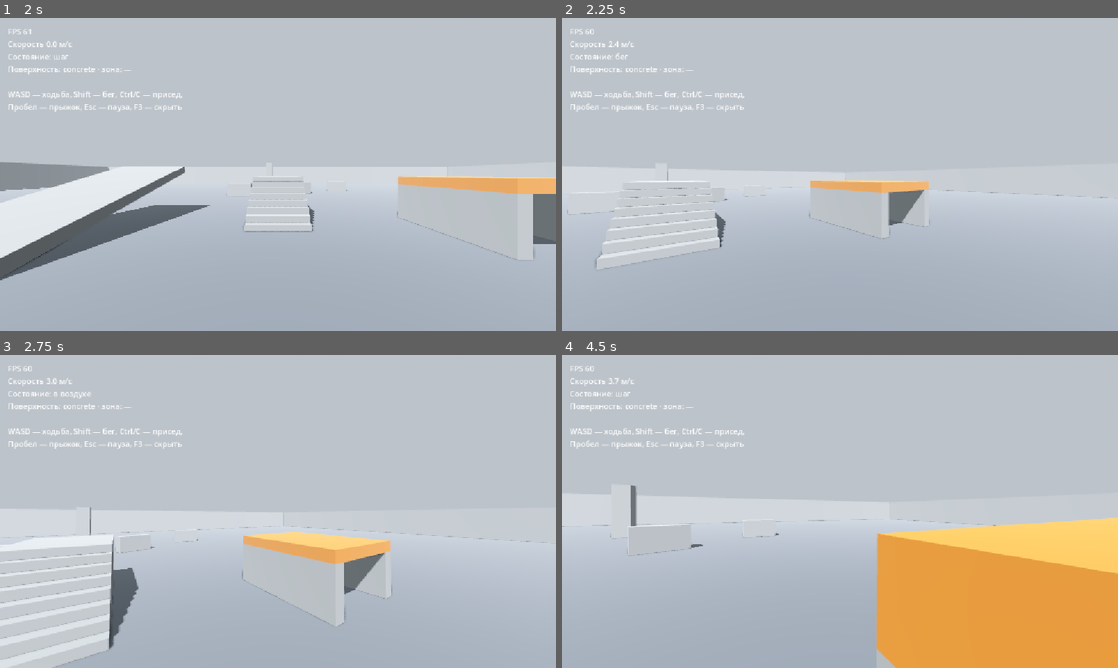
Above: before the commit, frames 1-4 (two rows, left to right).
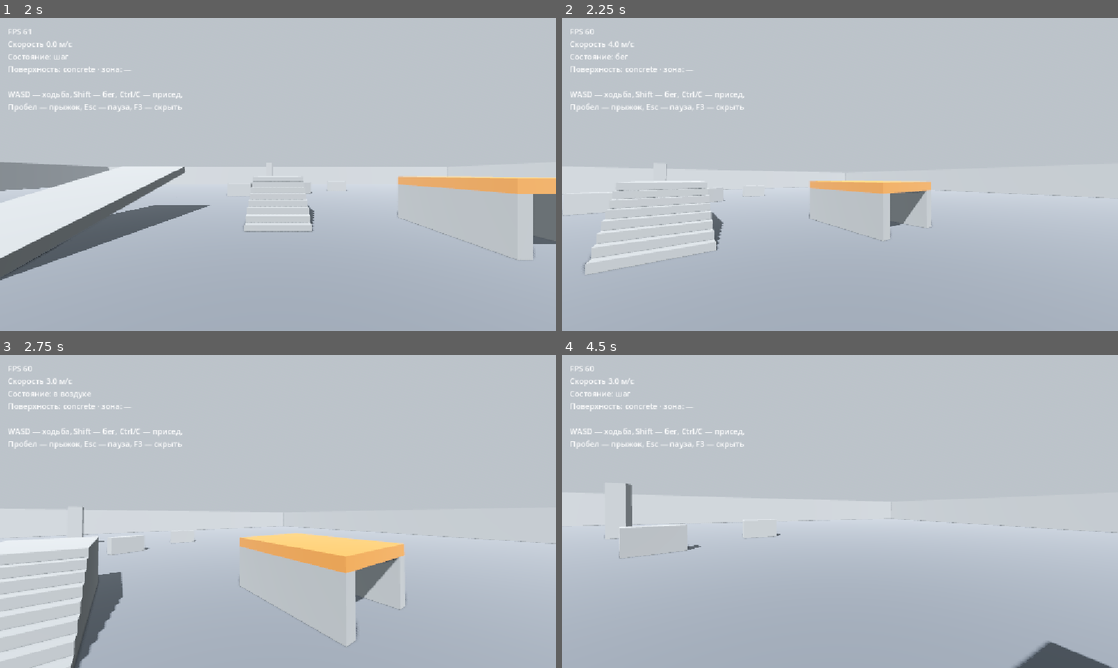
Above: after the commit, the same moments.

Repository: p4st1/gamejam
Game: Godot game, scene res://scenes/ui/main_menu.tscn
Two runs of this game, one before a commit and one after it. Both use one fixed random seed, a clock stepped at 60 frames per second and the inputs below.
Inputs (mouse positions are in pixels of both pictures, inside the frame that each line leads up to):
- Up to frame 1 (2 s): click "Новая игра" at 0.5 s; click "prototype / test range" at 1.25 s
- Up to frame 2 (2.25 s): tap Enter at 2 s; move the mouse to (867, 174) at 2.02 s; hold W (move_forward) from 2.03 s (still down); hold Shift (sprint) from 2.03 s (still down); click (867, 174) at 2.17 s
- Up to frame 3 (2.75 s): keep holding W (move_forward); keep holding Shift (sprint); tap Space (jump) at 2.27 s
- Up to frame 4 (4.5 s): keep holding W (move_forward); move the mouse to (812, 511) at 2.77 s; release Shift (sprint) at 2.78 s; tap Ctrl (crouch) at 2.85 s; tap Space (jump) at 3.02 s; tap Shift (sprint) at 3.05, 4.35 s; move the mouse to (851, 505) at 3.52 s; hold Shift (sprint) 3.53-4.28 s; tap E (interact) at 3.6 s; move the mouse to (834, 517) at 4.27 s; click (834, 517) at 4.42 s

Frame 1 is identical in both runs. In frame 2, 1.5% of the frame differs, in the area x 0-98%, y 7-82%; in frame 3, 6.9%; in frame 4, 20%, in the area x 0-100%, y 7-100%.

Commit message:
Движение v0.2: отзывчивость и инерция бега (D-042)
Co-Authored-By: Claude Opus 5.5 <noreply@anthropic.com>

Diff:
--- a/scripts/player/camera_effects.gd
+++ b/scripts/player/camera_effects.gd
@@ -21,6 +21,11 @@
 @export_group("Крен")
 @export var strafe_roll_degrees := 1.2
 @export var roll_smoothing := 6.0
+
+@export_group("Торможение")
+## «Клевок» камеры вперёд при торможении по инерции бега (на полной скорости бега).
+@export var brake_pitch_degrees := 1.2
+@export var brake_pitch_smoothing := 8.0
 
 var _bob_time := 0.0
 var _land_offset := 0.0
@@ -55,6 +60,12 @@
 		* deg_to_rad(strafe_roll_degrees) * strength
 	rotation.z = lerpf(rotation.z, target_roll, minf(1.0, delta * roll_smoothing))
 
+	var target_pitch := 0.0
+	if _player.is_momentum_braking:
+		var excess := inverse_lerp(_player.walk_speed, _player.sprint_speed, speed)
+		target_pitch = -clampf(excess, 0.0, 1.0) * deg_to_rad(brake_pitch_degrees) * strength
+	rotation.x = lerpf(rotation.x, target_pitch, minf(1.0, delta * brake_pitch_smoothing))
+
 
 func _on_player_landed(fall_speed: float) -> void:
 	_land_offset = minf(fall_speed * land_dip_per_speed, land_dip_max)
--- a/scripts/player/player.gd
+++ b/scripts/player/player.gd
@@ -12,8 +12,14 @@
 @export var walk_speed := 3.0
 @export var sprint_speed := 5.5
 @export var crouch_speed := 1.6
-@export var ground_acceleration := 12.0
-@export var ground_deceleration := 14.0
+## Разгон вдоль желаемого направления.
+@export var ground_acceleration := 20.0
+## Торможение без ввода.
+@export var ground_deceleration := 22.0
+## Гашение сноса поперёк желаемого направления и движения назад — резкая смена направления.
+@export var turn_deceleration := 30.0
+## Инерция бега: скорость сверх walk_speed гасится этим темпом — игрок проскальзывает.
+@export var sprint_momentum_deceleration := 7.0
 @export var air_control := 0.25
 
 @export_group("Прыжок")
@@ -33,6 +39,8 @@
 
 var is_crouching := false
 var is_sprinting := false
+## Идёт торможение по инерции бега (скорость сверх шага гасится медленно) — для эффектов камеры.
+var is_momentum_braking := false
 
 var _gravity: float = ProjectSettings.get_setting("physics/3d/default_gravity")
 var _current_height := 1.8
@@ -91,11 +99,25 @@
 		target_speed = sprint_speed
 
 	var horizontal := Vector3(velocity.x, 0.0, velocity.z)
-	var target := direction * target_speed
-	var rate := ground_acceleration if direction != Vector3.ZERO else ground_deceleration
+	is_momentum_braking = false
 	if not is_on_floor():
-		rate *= air_control
-	horizontal = horizontal.move_toward(target, rate * delta)
+		var rate := ground_acceleration if direction != Vector3.ZERO else ground_deceleration
+		horizontal = horizontal.move_toward(direction * target_speed, rate * air_control * delta)
+	elif direction == Vector3.ZERO:
+		horizontal = horizontal.limit_length(
+			_slow_down(horizontal.length(), 0.0, ground_deceleration, delta))
+	else:
+		# Скорость вдоль желаемого направления и снос поперёк гасятся раздельно.
+		var along := horizontal.dot(direction)
+		var drift := horizontal - direction * along
+		if along < 0.0:
+			along = -_slow_down(-along, 0.0, turn_deceleration, delta)
+		elif along > target_speed:
+			along = _slow_down(along, target_speed, ground_deceleration, delta)
+		else:
+			along = move_toward(along, target_speed, ground_acceleration * delta)
+		drift = drift.limit_length(_slow_down(drift.length(), 0.0, turn_deceleration, delta))
+		horizontal = direction * along + drift
 	velocity.x = horizontal.x
 	velocity.z = horizontal.z
 
@@ -111,6 +133,14 @@
 ## Горизонтальная скорость — нужна эффектам камеры и отладочному оверлею.
 func get_horizontal_speed() -> float:
 	return Vector2(velocity.x, velocity.z).length()
+
+
+## Снижает скорость speed до target: сверх walk_speed — медленно (инерция бега), ниже — темпом rate.
+func _slow_down(speed: float, target: float, rate: float, delta: float) -> float:
+	if speed > walk_speed and speed > target:
+		is_momentum_braking = true
+		return maxf(speed - sprint_momentum_deceleration * delta, maxf(target, walk_speed))
+	return move_toward(speed, target, rate * delta)
 
 
 func _apply_settings() -> void:
--- a/tests/test_player_controller.gd
+++ b/tests/test_player_controller.gd
@@ -67,6 +67,30 @@
 	Input.action_release("sprint")
 	Input.action_release("move_forward")
 
+	# Инерция бега: после остановки с бега игрок проскальзывает вперёд, с шага — почти нет.
+	var slide: float = await _stop_distance()
+	_check(slide > 1.2 and slide < 2.2, "остановка с бега — проскальзывание %.2f м" % slide)
+	_teleport(Vector3(0, 0.05, 20))
+	Input.action_press("move_forward")
+	await _wait(1.0)
+	Input.action_release("move_forward")
+	var step_stop: float = await _stop_distance()
+	_check(step_stop < 0.35, "остановка с шага — %.2f м" % step_stop)
+
+	# Стрейф влево → вправо: скорость шага в новую сторону набирается быстро.
+	_teleport(Vector3(0, 0.05, 20))
+	Input.action_press("move_left")
+	await _wait(1.0)
+	Input.action_release("move_left")
+	Input.action_press("move_right")
+	var reversal := 0.0
+	while _player.velocity.x < _player.walk_speed * 0.95 and reversal < 2.0:
+		await physics_frame
+		reversal += 1.0 / Engine.physics_ticks_per_second
+	Input.action_release("move_right")
+	_check(reversal <= 0.3, "стрейф туда-обратно — %.2f с" % reversal)
+	await _wait(0.5)
+
 	print("\nИТОГ: %s" % ("все проверки пройдены" if _failures == 0 else "провалено: %d" % _failures))
 	# Остановить звук до выхода: иначе воспроизведения остаются в AudioServer — «утечка».
 	root.propagate_call(&"stop")
@@ -81,6 +105,17 @@
 	await physics_frame
 
 
+## Путь по горизонтали (м) от текущей точки до полной остановки.
+func _stop_distance() -> float:
+	var start: Vector3 = _player.global_position
+	var frames := 0
+	while _player.get_horizontal_speed() > 0.01 and frames < 300:
+		await physics_frame
+		frames += 1
+	var path: Vector3 = _player.global_position - start
+	return Vector2(path.x, path.z).length()
+
+
 func _wait(seconds: float) -> void:
 	await create_timer(seconds, true, true).timeout
 
Not shown, changed: docs/BACKLOG.md
Not shown, changed: docs/CURRENT_STATE.md
Not shown, changed: docs/DECISIONS.md
Not shown, changed: docs/DEVELOPMENT_LOG.md
Not shown, changed: docs/TECHNICAL_DESIGN.md
